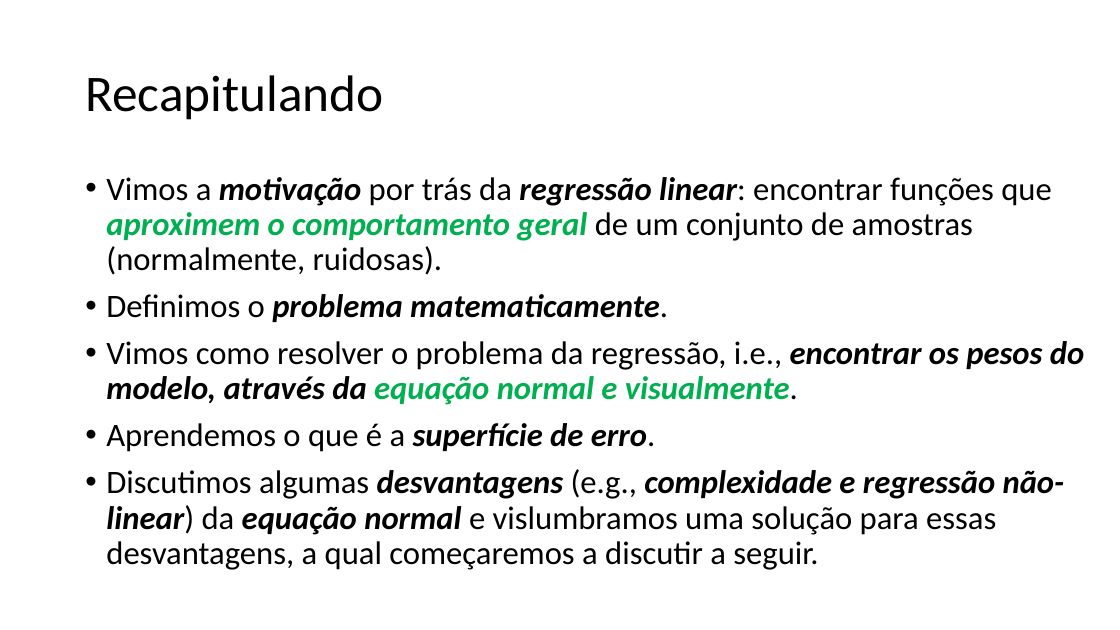
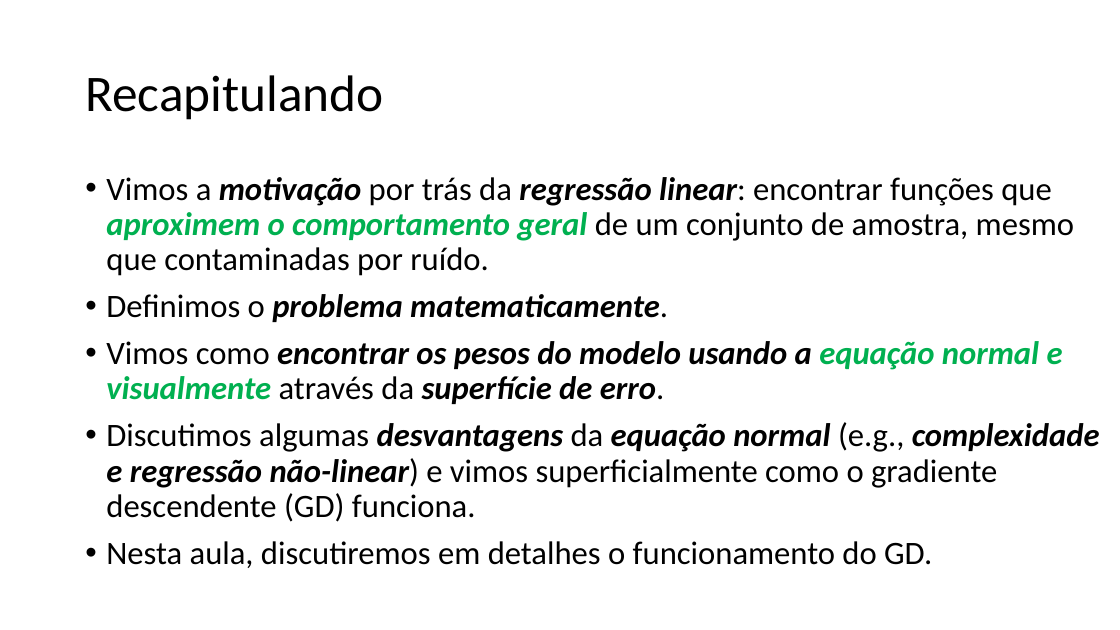
Before and after one commit to zz4fap/t319_aprendizado_de_maquina, a slide deck: slide 2 of slides/T319_Regressão_Linear (Parte II).pptx. Drawn at 1120x630 pixels with LibreOffice and Linux fonts; fonts in the diff are those of the drawing. Boxes give left, top, right and bottom in pixels: in the first picture for what was removed or moved away, otherwise in the second. Text is boxed around its words. In the diff, an @@ line names an element or a change of style, - is before the commit and + after.

Commit message:
update of slides

```diff
--- a/slides/T319_Regressão_Linear (Parte II).pptx
+++ b/slides/T319_Regressão_Linear (Parte II).pptx
@@ text at [106,177,1074,276]: text changed @@
-• Vimos a motivação por trás da regressão linear: encontrar funções que aproximem o comportamento geral de um conjunto de amostras (normalmente, ruidosas).
+• Vimos a motivação por trás da regressão linear: encontrar funções que aproximem o comportamento geral de um conjunto de amostra, mesmo que contaminadas por ruído.
@@ text at [106,341,1100,568]: text changed @@
-• Vimos como resolver o problema da regressão, i.e., encontrar os pesos do modelo, através da equação normal e visualmente.
-• Aprendemos o que é a superfície de erro.
-• Discutimos algumas desvantagens (e.g., complexidade e regressão não-linear) da equação normal e vislumbramos uma solução para essas desvantagens, a qual começaremos a discutir a seguir.
+• Vimos como encontrar os pesos do modelo usando a equação normal e visualmente através da superfície de erro.
+• Discutimos algumas desvantagens da equação normal (e.g., complexidade e regressão não-linear) e vimos superficialmente como o gradiente descendente (GD) funciona.
+• Nesta aula, discutiremos em detalhes o funcionamento do GD.
```
Also in this commit, not shown: 5 other slides changed, 2 other files.
